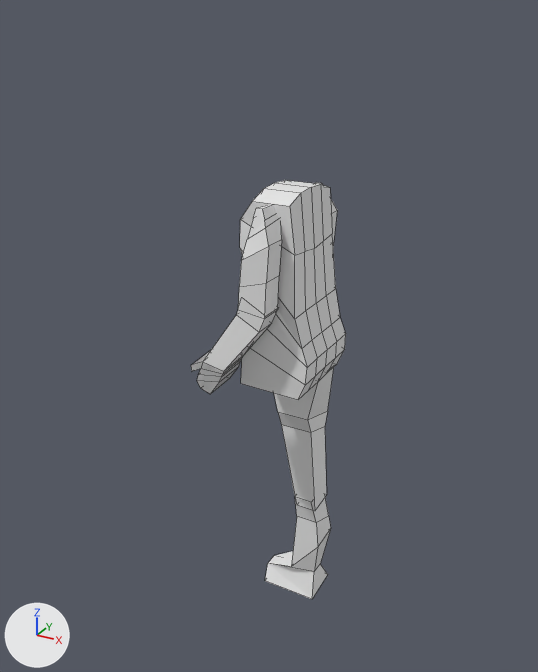
One commit to the Blender file lowpoly3.blend: the scene before it, then after it.
Both versions are drawn from a camera (50 mm lens) standing at (1.08, -2.16, 2.11) and looking at (-0.12, 0.01, 1.02). Every picture has the same lights, and +X, +Y and +Z are marked at lower left. Mesh edges are drawn as thin lines.

Script lines for the objects in view, before the commit:
```python
me_cube_003 = bpy.data.meshes.new('Cube.003')
me_cube_003.from_pydata(...)  # 16 vertices, 14 faces; spans x -1.02..1.17, y -2.72..1.26, z -6.62..2.28
me_cube_004 = bpy.data.meshes.new('Cube.004')
me_cube_004.from_pydata(...)  # 58 vertices, 53 faces; spans x -0.68..0.48, y -1.84..1.42, z -2.45..1.8
me_cube_007 = bpy.data.meshes.new('Cube.007')
me_cube_007.from_pydata(...)  # 20 vertices, 18 faces; spans x -0.91..1.65, y -2.52..1.31, z -6.16..1.04
ob_cube_001 = bpy.data.objects.new('Cube.001', me_cube_003)
ob_cube_001.location = (-0.014, 0.109, 0.753)
ob_cube_001.rotation_euler = (0.262, 0.0, 0.0)  # degrees (15, 0, 0)
ob_cube_001.scale = (-0.0962, 0.0603, 0.0709)
ob_cube_002 = bpy.data.objects.new('Cube.002', me_cube_004)
ob_cube_002.location = (-0.106, -0.234, 1.121)
ob_cube_002.rotation_euler = (0.878, 0.0, 7.854)  # degrees (50, 0, 90)
ob_cube_002.scale = (-0.0962, 0.0638, 0.0898)
ob_cube_004 = bpy.data.objects.new('Cube.004', me_cube_007)
ob_cube_004.location = (-0.014, 0.109, 0.255)
ob_cube_004.rotation_euler = (0.262, 0.0, 0.0)  # degrees (15, 0, 0)
ob_cube_004.scale = (-0.0962, 0.0603, 0.0709)
# also in view: 'Torso' at (-0.01, 0.0, 1.24); 'Cube.005' at (-0.03, -0.19, 1.38)
```
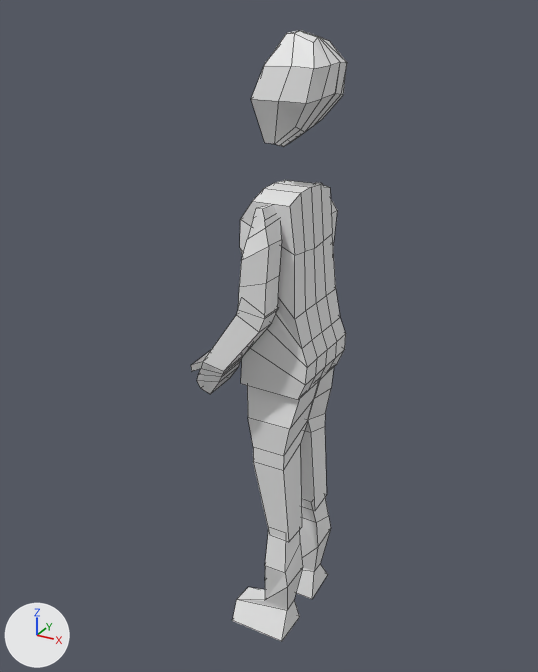
The edits, one by one:
me_cube_003 is used by ob_cube_001; location (-0.014, 0.109, 0.753); rotation (0.262, 0.0, 0.0), in degrees (15, 0, 0); scale (-0.0962, 0.0603, 0.0709).
me_cube_003 had 16 vertices, 14 faces and spanned x -1.02..1.17, y -2.72..1.26, z -6.62..2.28.
me_cube_003 now has 20 vertices, 18 faces and spans x -1.02..1.17, y -2.72..1.28, z -6.62..2.28.
Part 1, on me_cube_003:
4 faces are deleted.
2 vertices move from x -0.57..0.73, y 1.14, z -1.65 to x -0.57..0.73, y 0.79, z -1.57.
4 vertices are added at (-0.79, 1.28, 0.03), (-0.79, -1.15, 1.0), (0.95, 1.28, 0.03), (0.95, -1.15, 1.0).
8 new faces join them.
Mesh me_cube_009 is new.
It has 32 vertices, 26 faces and spans x 7.28..8.84, y -0.86..0.0, z -1.0..1.03.
Mesh me_cube_008 is new.
It has 20 vertices, 18 faces and spans x -1.02..1.17, y -2.72..1.28, z -6.62..2.41.
Mesh me_cube_006 is new.
It has 20 vertices, 18 faces and spans x -0.91..1.65, y -2.52..1.31, z -6.16..1.04.
Object 'Cube.008' (ob_cube_008) is new; it shows me_cube_009.
Its location is (1.379, 0.022, 1.879).
Its scale is (-0.173, -0.173, -0.173).
It gains a MIRROR modifier named 'Mirror'.
Modifier setting: use_axis = (False, True, False).
Object 'Cube.007' (ob_cube_007) is new; it shows me_cube_008.
Its location is (-0.014, -0.09, 0.753).
Its rotation in degrees is (-15, 0, 0).
Its scale is (-0.0962, -0.0603, 0.0709).
Object 'Cube.006' (ob_cube_006) is new; it shows me_cube_006.
Its location is (-0.014, -0.09, 0.255).
Its rotation in degrees is (-15, 0, 0).
Its scale is (-0.0962, -0.0603, 0.0709).

What differs and where, as boxes [x1, y1, x2, y2] in the pictures (538 x 672 px):
'Cube.008', added: after [251, 30, 347, 147]
'Cube.007', added: after [247, 381, 319, 542]
'Cube.001', reshaped: before [274, 367, 334, 511]; after [300, 367, 334, 511]
'Cube.006', added: after [232, 530, 303, 641]
part 1 of me_cube_003, built on: before [274, 367, 334, 433]; after [308, 367, 334, 433]
